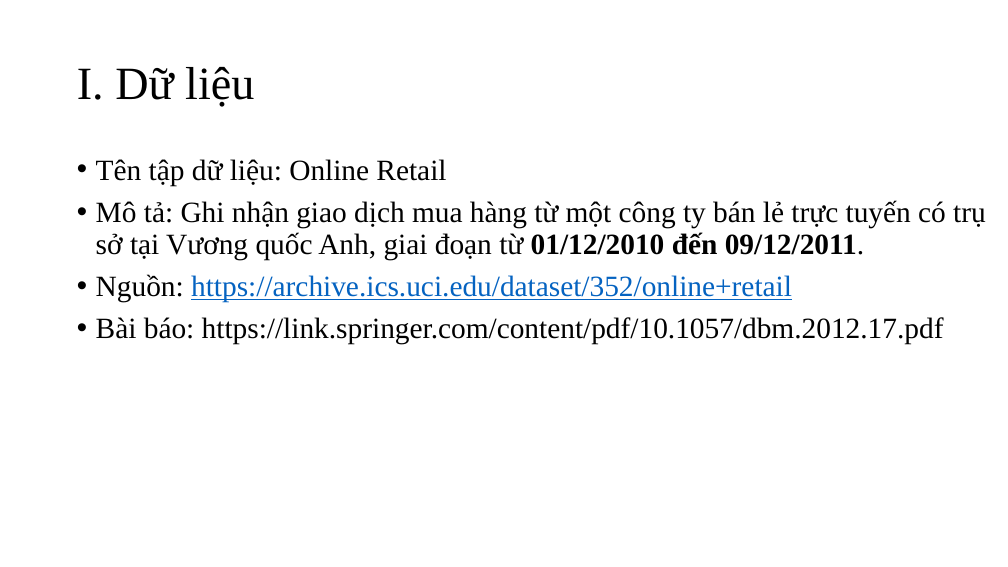
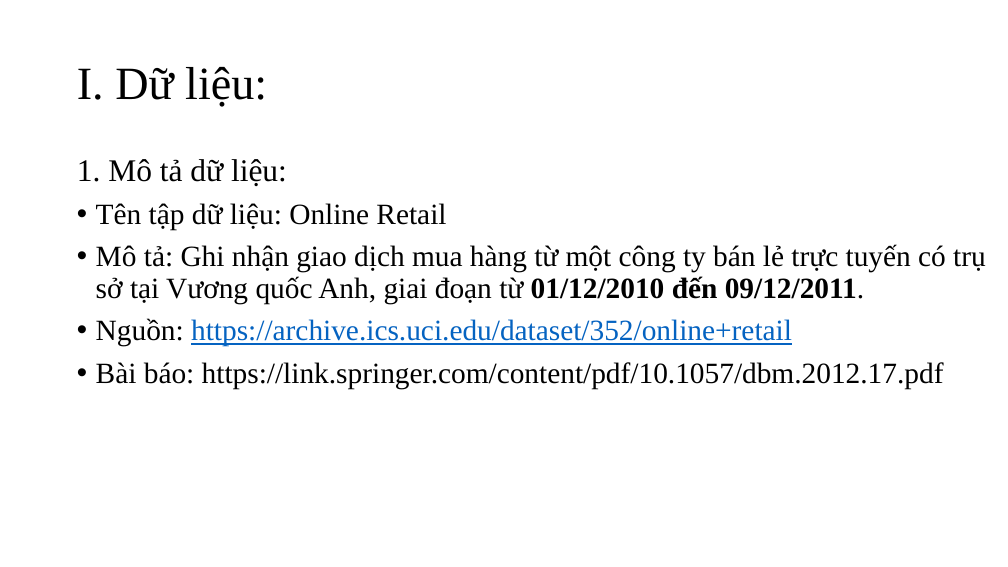
Before and after one commit to QuangMinh03042005/sgu25_kpdl, a slide deck: slide 2 of Lab02/online_retail.pptx. Drawn at 1008x567 pixels with LibreOffice and Linux fonts; fonts in the diff are those of the drawing. Boxes give left, top, right and bottom in pixels: in the first picture for what was removed or moved away, otherwise in the second. Text is boxed around its words. In the diff, an @@ line names an element or a change of style, - is before the commit and + after.

```diff
--- a/Lab02/online_retail.pptx
+++ b/Lab02/online_retail.pptx
@@ title at (77,67,267,107): text changed @@
-I. Dữ liệu
+I. Dữ liệu:
@@ text at (77,159,287,186): paragraph added @@
+1. Mô tả dữ liệu:
```
Also in this commit, not shown: 23 slides added, 2 other files.
